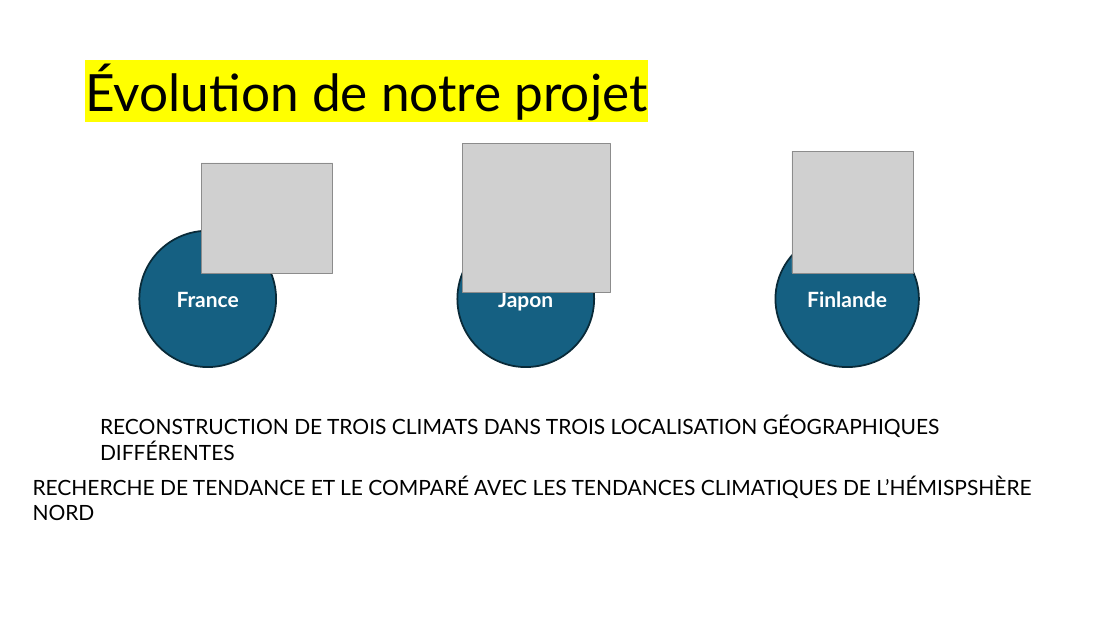
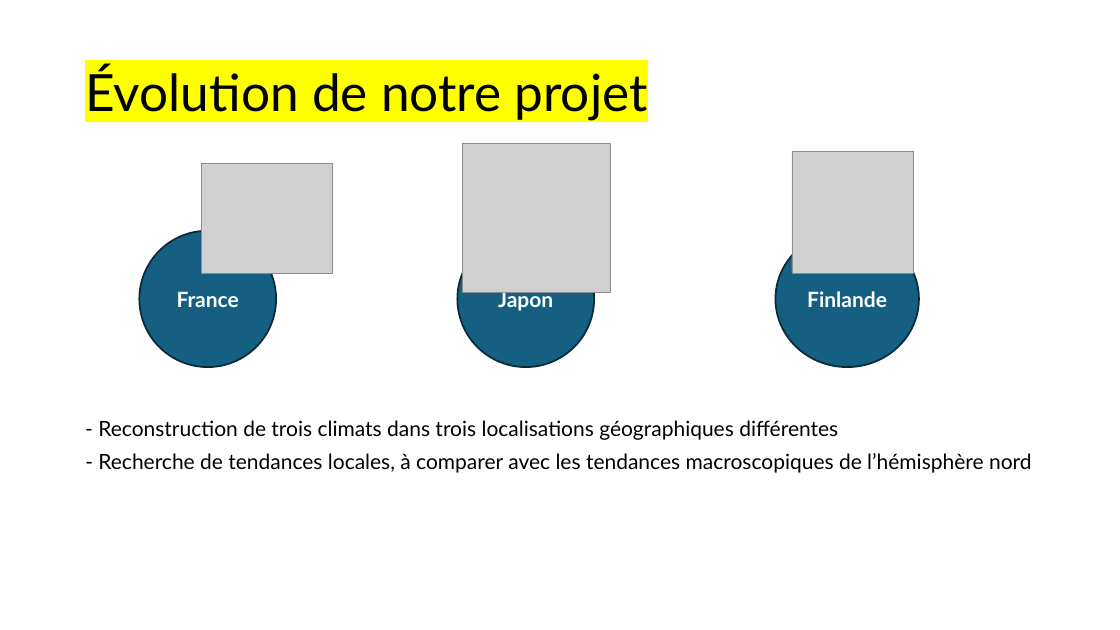
Before and after one commit to maxime-sfn/paleoclimat, a slide deck: slide 3 of PALEOCLIMATOLOGIE_presentation_DU_PROEJET.pptx. Drawn at 1120x630 pixels with LibreOffice and Linux fonts; fonts in the diff are those of the drawing; grey boxes stand for pictures. Boxes give left, top, right and bottom in pixels: in the first picture for what was removed or moved away, otherwise in the second. Text is boxed around its words. In the diff, an @@ line names an element or a change of style, - is before the commit and + after.

```diff
--- a/PALEOCLIMATOLOGIE_presentation_DU_PROEJET.pptx
+++ b/PALEOCLIMATOLOGIE_presentation_DU_PROEJET.pptx
@@ text at (98, 420, 838, 440): text changed @@
-RECONSTRUCTION DE TROIS CLIMATS DANS TROIS LOCALISATION GÉOGRAPHIQUES DIFFÉRENTES
+- Reconstruction de trois climats dans trois localisations géographiques différentes
@@ text at (98, 453, 1032, 473): text changed @@
-RECHERCHE DE TENDANCE ET LE COMPARÉ AVEC LES TENDANCES CLIMATIQUES DE L’HÉMISPSHÈRE NORD
+- Recherche de tendances locales, à comparer avec les tendances macroscopiques de l’hémisphère nord
```
Also in this commit, not shown: 17 other slides changed.
